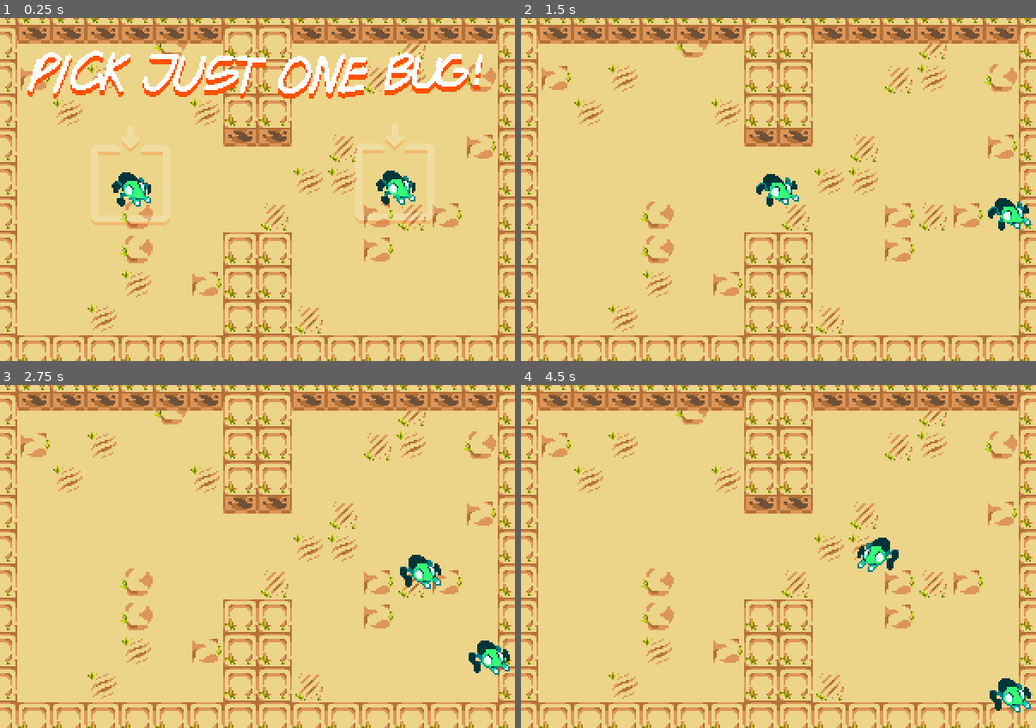
Above: before the commit, frames 1-4 (two rows, left to right).
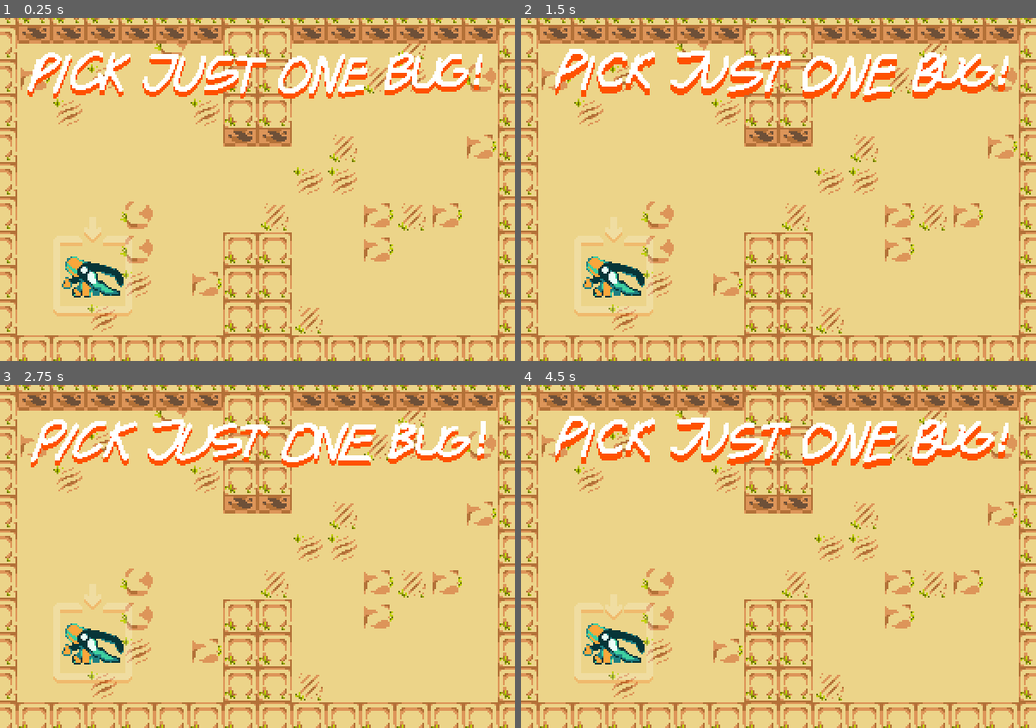
Above: after the commit, the same moments.

Repository: downloadjpg/BotsUnderGreatStrife
Game: Godot game, scene res://levels/Level1.tscn
The game is run twice, just before and just after one commit, with the same random seed, the same clock (stepped at 60 frames per second) and the same inputs. This scene is started directly instead of the project's main scene.
Inputs (mouse positions are in pixels of both pictures, inside the frame that each line leads up to):
- Up to frame 1 (0.25 s): no input
- Up to frame 2 (1.5 s): move the mouse to (917, 182) at 0.52 s; press the mouse at (917, 182) at 0.53 s; hold D (move_right) 0.53-1.28 s; move the mouse to (675, 206) at 1.27 s; release the mouse at (675, 206) at 1.28 s; hold S (move_down) from 1.28 s (still down); click (675, 206) at 1.35 s
- Up to frame 3 (2.75 s): move the mouse to (309, 481) at 2.02 s; release S (move_down) at 2.03 s; press the mouse at (309, 481) at 2.03 s; hold D (move_right) from 2.03 s (still down)
- Up to frame 4 (4.5 s): move the mouse to (752, 625) at 2.77 s; release D (move_right) at 2.78 s; release the mouse at (752, 625) at 2.78 s; hold W (move_up) 2.78-3.53 s; click (752, 625) at 2.85 s; move the mouse to (933, 607) at 3.52 s; press the mouse at (933, 607) at 3.53 s; hold A (move_left) from 3.53 s (still down); move the mouse to (624, 505) at 4.27 s; release the mouse at (624, 505) at 4.28 s; click (624, 505) at 4.35 s

The runs differ from the first frame. In frame 1, 2.8% of the frame differs, in the area x 10-85%, y 35-87%; in frame 2, 8.1%; in frame 3, 7.7%; in frame 4, 8.2%, in the area x 6-99%, y 9-96%.
Error before the commit: Invalid get index 'current_scene' (on base: 'Node2D'). (res://bugs/FastBug/FastBug.gd:15)

Commit message:
BEETLE BEETLE BEETLE BEETLE BEETLE

Diff:
--- /dev/null
+++ b/bugs/BeetleBug/BeetleBug.gd
@@ -0,0 +1,61 @@
+extends Bug
+
+export(float) var attack_cooldown = 1
+export(float) var charge_speed = 35
+export(float) var charge_duration = 2
+export(int) var damage = 5
+
+var state = ""
+
+var can_attack = true
+var charge_vector : Vector2
+
+onready var hitbox = $Hitbox
+
+
+func action():
+	if can_attack:
+		can_attack = false
+
+		state = "windup"
+		charge_vector = look_at
+		$AnimationPlayer.play("windup")
+		yield($AnimationPlayer, "animation_finished")
+		$Sprite.frame = 2
+
+		state = "charging"
+		set_collision_mask_bit(2, false)
+		set_collision_layer_bit(2, false)
+		$Hurtbox.monitorable = false
+		$Hitbox.monitoring = true
+
+		yield(get_tree().create_timer(charge_duration), "timeout")
+		$Hurtbox.monitorable = true
+		$Hitbox.monitoring = false
+		set_collision_mask_bit(2, true)
+		set_collision_layer_bit(2, true)
+		state = "walking"
+		$AnimationPlayer.play("walk")
+
+
+		yield(get_tree().create_timer(attack_cooldown), "timeout")
+		can_attack = true
+
+
+
+func _physics_process(_delta):
+	if state == "walking":
+		velocity = input_vector * move_speed
+		velocity = move_and_slide(velocity)
+	elif state == "charging":
+		velocity = charge_vector * charge_speed
+		velocity = move_and_slide(velocity)
+	elif state == "windup":
+		pass
+
+
+
+
+
+func _on_Hitbox_area_entered(area):
+	area.get_parent().hit(damage)
--- /dev/null
+++ b/bugs/BeetleBug/BeetleBug.tscn
@@ -0,0 +1,155 @@
+[gd_scene load_steps=14 format=2]
+
+[ext_resource path="res://bugs/BeetleBug/BeetleBug.gd" type="Script" id=1]
+[ext_resource path="res://bugs/BeetleBug/beeeeetl.bmp" type="Texture" id=2]
+[ext_resource path="res://bugs/components/Hurtbox.tscn" type="PackedScene" id=3]
+[ext_resource path="res://bugs/components/BugSelector.tscn" type="PackedScene" id=4]
+[ext_resource path="res://bugs/components/Hitbox.tscn" type="PackedScene" id=5]
+[ext_resource path="res://bugs/PlayerBrain.gd" type="Script" id=6]
+[ext_resource path="res://bugs/components/BugSounds.tscn" type="PackedScene" id=7]
+
+[sub_resource type="RectangleShape2D" id=6]
+extents = Vector2( 6, 4 )
+
+[sub_resource type="Animation" id=2]
+length = 0.001
+tracks/0/type = "value"
+tracks/0/path = NodePath("Sprite:frame")
+tracks/0/interp = 1
+tracks/0/loop_wrap = true
+tracks/0/imported = false
+tracks/0/enabled = true
+tracks/0/keys = {
+"times": PoolRealArray( 0 ),
+"transitions": PoolRealArray( 1 ),
+"update": 0,
+"values": [ 3 ]
+}
+tracks/1/type = "value"
+tracks/1/path = NodePath("Sprite:modulate")
+tracks/1/interp = 1
+tracks/1/loop_wrap = true
+tracks/1/imported = false
+tracks/1/enabled = true
+tracks/1/keys = {
+"times": PoolRealArray( 0 ),
+"transitions": PoolRealArray( 1 ),
+"update": 0,
+"values": [ Color( 1, 1, 1, 1 ) ]
+}
+tracks/2/type = "value"
+tracks/2/path = NodePath("Sprite:rotation_degrees")
+tracks/2/interp = 1
+tracks/2/loop_wrap = true
+tracks/2/imported = false
+tracks/2/enabled = true
+tracks/2/keys = {
+"times": PoolRealArray( 0 ),
+"transitions": PoolRealArray( 1 ),
+"update": 0,
+"values": [ 0.0 ]
+}
+
+[sub_resource type="Animation" id=4]
+resource_name = "damage_flash"
+length = 0.4
+tracks/0/type = "value"
+tracks/0/path = NodePath("Sprite:modulate")
+tracks/0/interp = 1
+tracks/0/loop_wrap = true
+tracks/0/imported = false
+tracks/0/enabled = true
+tracks/0/keys = {
+"times": PoolRealArray( 0, 0.2 ),
+"transitions": PoolRealArray( 1, 1 ),
+"update": 0,
+"values": [ Color( 1, 0, 0, 1 ), Color( 1, 1, 1, 1 ) ]
+}
+
+[sub_resource type="Animation" id=3]
+resource_name = "walk"
+length = 0.35
+loop = true
+step = 0.05
+tracks/0/type = "value"
+tracks/0/path = NodePath("Sprite:frame")
+tracks/0/interp = 1
+tracks/0/loop_wrap = true
+tracks/0/imported = false
+tracks/0/enabled = true
+tracks/0/keys = {
+"times": PoolRealArray( 0, 0.35 ),
+"transitions": PoolRealArray( 1, 1 ),
+"update": 0,
+"values": [ 0, 3 ]
+}
+
+[sub_resource type="Animation" id=7]
+resource_name = "windup"
+length = 0.6
+tracks/0/type = "value"
+tracks/0/path = NodePath("Sprite:rotation_degrees")
+tracks/0/interp = 1
+tracks/0/loop_wrap = true
+tracks/0/imported = false
+tracks/0/enabled = true
+tracks/0/keys = {
+"times": PoolRealArray( 0, 0.6 ),
+"transitions": PoolRealArray( 1, 1 ),
+"update": 0,
+"values": [ 0.0, 360.0 ]
+}
+
+[sub_resource type="Animation" id=5]
+resource_name = "damage_flash"
+length = 0.2
+tracks/0/type = "value"
+tracks/0/path = NodePath("Sprite:modulate")
+tracks/0/interp = 1
+tracks/0/loop_wrap = true
+tracks/0/imported = false
+tracks/0/enabled = true
+tracks/0/keys = {
+"times": PoolRealArray( 0, 0.2 ),
+"transitions": PoolRealArray( 1, 1 ),
+"update": 0,
+"values": [ Color( 1, 0, 0, 1 ), Color( 1, 1, 1, 1 ) ]
+}
+
+[node name="BeetleBug" type="KinematicBody2D" groups=["Bugs"]]
+collision_layer = 4
+collision_mask = 5
+script = ExtResource( 1 )
+playerBrain = ExtResource( 6 )
+charge_speed = 120.0
+
+[node name="Sprite" type="Sprite" parent="."]
+texture = ExtResource( 2 )
+hframes = 4
+frame = 3
+
+[node name="CollisionShape2D" type="CollisionShape2D" parent="."]
+shape = SubResource( 6 )
+
+[node name="Hurtbox" parent="." instance=ExtResource( 3 )]
+collision_layer = 10
+
+[node name="BugSelector" parent="." instance=ExtResource( 4 )]
+
+[node name="Brain" type="Node" parent="."]
+
+[node name="AnimationPlayer" type="AnimationPlayer" parent="."]
+anims/RESET = SubResource( 2 )
+anims/damage_flash = SubResource( 4 )
+anims/walk = SubResource( 3 )
+anims/windup = SubResource( 7 )
+
+[node name="DamageFlashPlayer" type="AnimationPlayer" parent="."]
+anims/damage_flash = SubResource( 5 )
+
+[node name="BugSounds" parent="." instance=ExtResource( 7 )]
+
+[node name="Hitbox" parent="." instance=ExtResource( 5 )]
+monitoring = false
+
+[connection signal="area_entered" from="Hitbox" to="." method="_on_Hitbox_area_entered"]
--- a/bugs/components/Hitbox.gd
+++ /dev/null
@@ -1,11 +0,0 @@
-extends Area2D
-
-var excluded_areas = []
-var excluded_bodies = []
-
-export var damage = 3
-
-func _on_Hitbox_area_entered(area):
-	if excluded_areas.find(area) == -1:
-		print("shit")
-		area.get_parent().hit(damage)
--- a/bugs/components/Hitbox.tscn
+++ b/bugs/components/Hitbox.tscn
@@ -1,13 +1,11 @@
-[gd_scene load_steps=3 format=2]
-
-[ext_resource path="res://bugs/components/Hitbox.gd" type="Script" id=1]
+[gd_scene load_steps=2 format=2]
 
 [sub_resource type="CircleShape2D" id=8]
 
 [node name="Hitbox" type="Area2D"]
 collision_layer = 0
 collision_mask = 3
-script = ExtResource( 1 )
+monitorable = false
 
 [node name="CollisionShape2D" type="CollisionShape2D" parent="."]
 shape = SubResource( 8 )
--- a/bugs/components/Hurtbox.tscn
+++ b/bugs/components/Hurtbox.tscn
@@ -6,6 +6,7 @@
 [node name="Hurtbox" type="Area2D"]
 collision_layer = 2
 collision_mask = 0
+monitoring = false
 
 [node name="CollisionShape2D" type="CollisionShape2D" parent="."]
 shape = SubResource( 1 )
--- a/levels/Level1.tscn
+++ b/levels/Level1.tscn
@@ -2,7 +2,7 @@
 
 [ext_resource path="res://BugManager.tscn" type="PackedScene" id=1]
 [ext_resource path="res://levels/TileSet.tres" type="TileSet" id=2]
-[ext_resource path="res://bugs/FastBug/FastBug.tscn" type="PackedScene" id=6]
+[ext_resource path="res://bugs/BeetleBug/BeetleBug.tscn" type="PackedScene" id=3]
 [ext_resource path="res://bugs/camera/Camera.tscn" type="PackedScene" id=7]
 
 [node name="world" type="Node2D"]
@@ -21,8 +21,5 @@
 next_level_scene = "res://levels/Level2.tscn"
 this_scene = "res://levels/Level1.tscn"
 
-[node name="FastBug2" parent="BugManager" instance=ExtResource( 6 )]
-position = Vector2( 360, -86 )
-
-[node name="FastBug" parent="BugManager" instance=ExtResource( 6 )]
-position = Vector2( 206, -85 )
+[node name="BeetleBug" parent="BugManager" instance=ExtResource( 3 )]
+position = Vector2( 184, -32 )
Binary file added: bugs/BeetleBug/beeeeetl.bmp
Not shown, added: bugs/BeetleBug/beeeeetl.bmp.import
